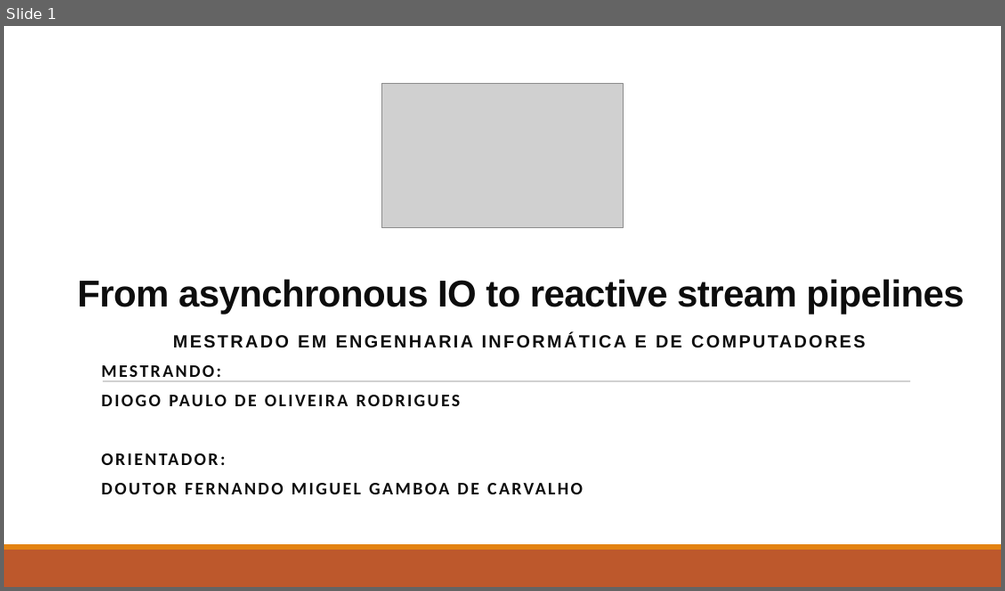
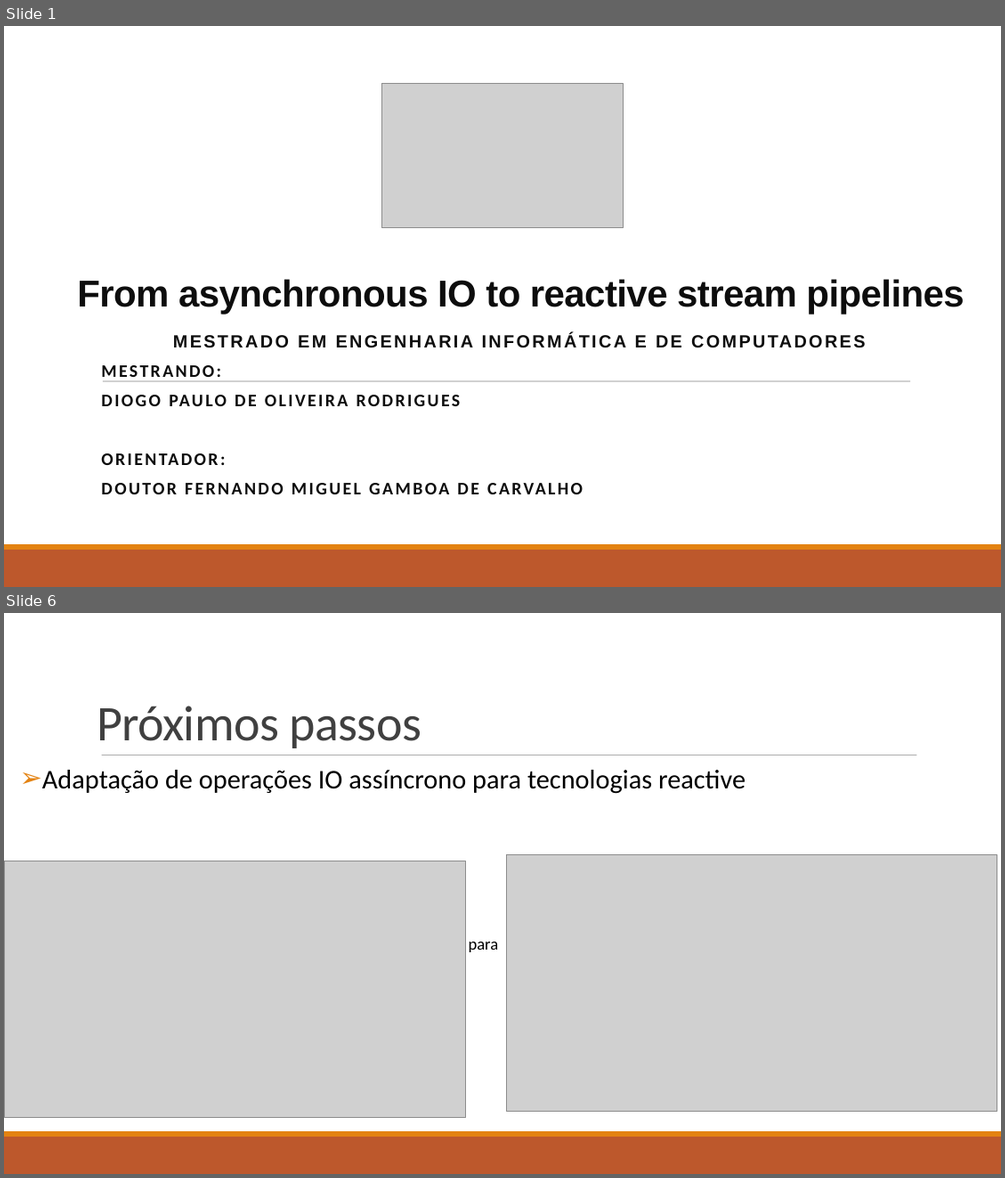
Before and after one commit to isel-sw-projects/2021-asyncio-pipelines, a slide deck: From asynchronous IO to reactive stream pipelines.ppt.odp. Shown one above the other, each under a label of ours: slide 1 before the commit, slides 1 and 6 after it; the slides between them are not shown. The pictures are 1005x591 and 1005x1178 pixels, drawn with LibreOffice and Linux fonts; fonts in the diff are those of the drawing; grey boxes stand for pictures. Boxes give left, top, right and bottom in pixels: in the first picture for what was removed or moved away, otherwise in the second. Text is boxed around its words. In the diff, an @@ line names an element or a change of style, - is before the commit and + after.

```diff
--- a/From asynchronous IO to reactive stream pipelines.ppt.odp
+++ b/From asynchronous IO to reactive stream pipelines.ppt.odp
@@ slide 6 added at <box>4,613,1001,1174</box>, background #FFFFFF; not listed: 2 template elements that a slide beside it also shows @@
@@ title added at <box>97,706,421,748</box>, 48 pt, text #404040 @@
+Próximos passos
@@ text added at <box>42,770,745,952</box>, 26 pt, text #000000 @@
+➢ Adaptação de operações IO assíncrono para tecnologias reactive
+para
@@ line added from (102, 755) to (917, 755), #7F7F7F 0.51 pt @@
@@ picture added at <box>4,860,465,1117</box> @@
@@ picture added at <box>507,854,997,1111</box> @@
```
Also in this commit, not shown: 4 slides changed, 1 other slide added, 6 slides removed.
